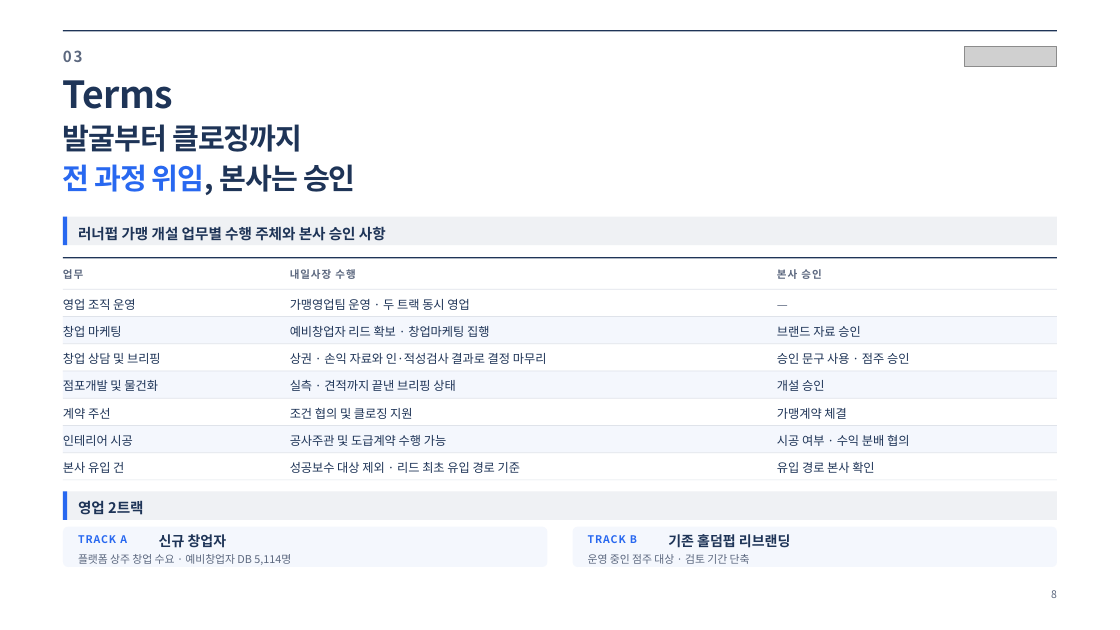
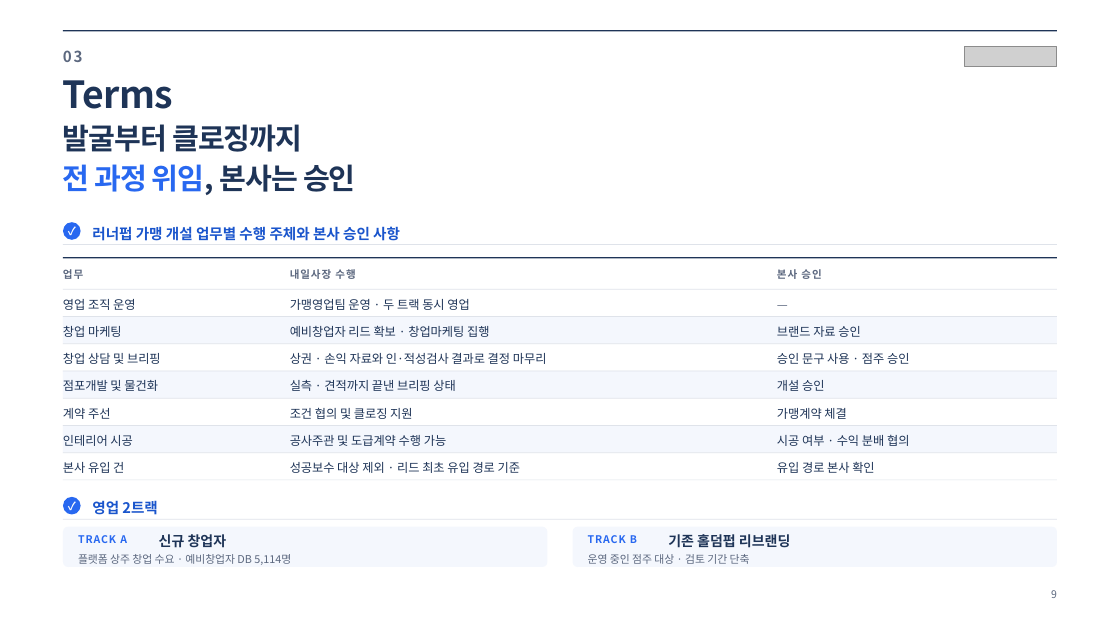
Before and after one commit to jyjzzjtube-pixel/onewillco-meeting-2026, a slide deck: slide 9 of runnerpub-proposal/runnerpub_proposal_naeilsajang.pptx (slide 8 before the commit). Drawn at 1120x630 pixels with LibreOffice and Linux fonts; fonts in the diff are those of the drawing; grey boxes stand for pictures. Boxes give left, top, right and bottom in pixels: in the first picture for what was removed or moved away, otherwise in the second. Text is boxed around its words. In the diff, an @@ line names an element or a change of style, - is before the commit and + after.

```diff
--- a/runnerpub-proposal/runnerpub_proposal_naeilsajang.pptx
+++ b/runnerpub-proposal/runnerpub_proposal_naeilsajang.pptx
@@ rectangle removed at [63, 217, 67, 245] @@
@@ ellipse added at [63, 223, 81, 240], fill #2868F0 @@
@@ text added at [63, 223, 81, 240], 9.7 pt, text #FFFFFF, bold @@
+✓
@@ text "러너펍 가맹 개설 업무별 수행 ...": place and size @@
-text "러너펍 가맹 개설 업무별 수행 ..." at [78, 226, 386, 241]
+text "러너펍 가맹 개설 업무별 수행 ..." at [92, 226, 400, 241]
@@ text "러너펍 가맹 개설 업무별 수행 ..." at [92, 226, 400, 241]: text colour #1E3457 to #1A55CC @@
@@ rectangle: place and size @@
-rectangle at [63, 217, 1057, 245]
+rectangle at [63, 245, 1057, 245]
@@ rectangle at [63, 245, 1057, 245]: fill #EFF1F4 to #DFE3EA @@
@@ rectangle removed at [63, 492, 67, 520] @@
@@ ellipse added at [63, 497, 81, 515], fill #2868F0 @@
@@ text added at [63, 497, 81, 515], 9.7 pt, text #FFFFFF, bold @@
+✓
@@ text "영업 2트랙" at [92, 500, 157, 515]: text colour #1E3457 to #1A55CC @@
@@ text "영업 2트랙": place and size @@
-text "영업 2트랙" at [78, 500, 143, 515]
+text "영업 2트랙" at [92, 500, 157, 515]
@@ rectangle at [63, 519, 1057, 520]: fill #EFF1F4 to #DFE3EA @@
@@ rectangle: place and size @@
-rectangle at [63, 492, 1057, 520]
+rectangle at [63, 519, 1057, 520]
```
Also in this commit, not shown: 12 other slides changed, 2 slides added, 1 slide removed, 5 other files.
